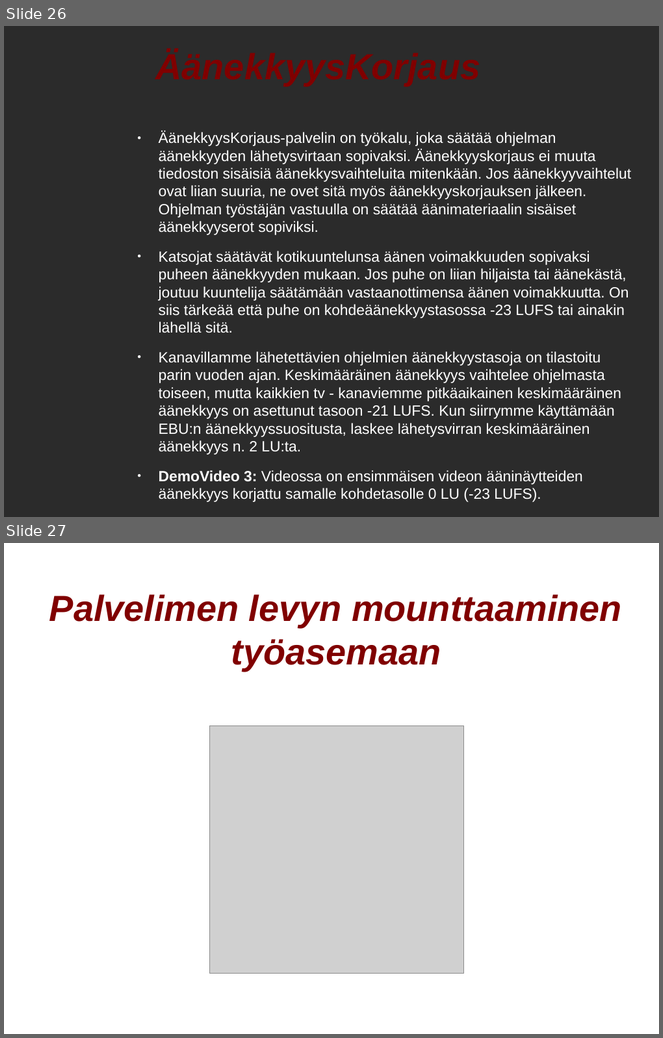
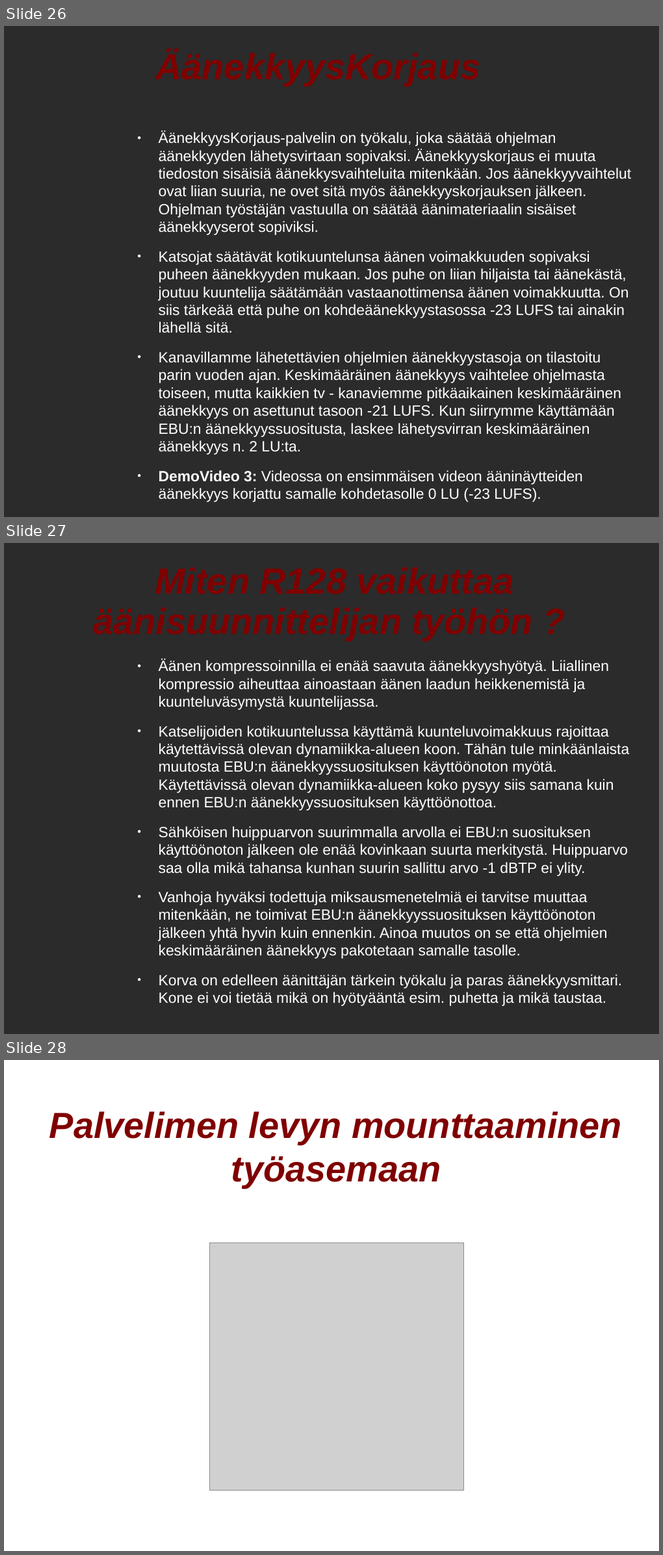
Before and after one commit to mhartzel/Introduction_To_Loudness_Correction, a slide deck: odp/Aanekkyyden Hallinta.odp. Shown one above the other, each under a label of ours: slides 26 and 27 before the commit, slides 26, 27 and 28 after it. The pictures are 663x1038 and 663x1555 pixels, drawn with LibreOffice and Linux fonts; fonts in the diff are those of the drawing; grey boxes stand for pictures; background and template pictures are left out; a plain dark background stands for a picture behind light text. Boxes give left, top, right and bottom in pixels: in the first picture for what was removed or moved away, otherwise in the second. Text is boxed around its words. In the diff, an @@ line names an element or a change of style, - is before the commit and + after.

Commit message:
Finnish powerpoint: Added a section about how EBU R128 affects a sound engineers work.

```diff
--- a/odp/Aanekkyyden Hallinta.odp
+++ b/odp/Aanekkyyden Hallinta.odp
@@ slide 27 added at box(4, 543, 659, 1034), background picture (left out) @@
@@ title added at box(10, 557, 650, 644), 44 pt, text #800000, bold, italic @@
+Miten R128 vaikuttaa äänisuunnittelijan työhön ?
@@ text added at box(159, 659, 630, 1006), 18 pt, text #FFFFFF @@
+● Äänen kompressoinnilla ei enää saavuta äänekkyyshyötyä. Liiallinen kompressio aiheuttaa ainoastaan äänen laadun heikkenemistä ja kuunteluväsymystä kuuntelijassa.
+● Katselijoiden kotikuuntelussa käyttämä kuunteluvoimakkuus rajoittaa käytettävissä olevan dynamiikka-alueen koon. Tähän tule minkäänlaista muutosta EBU:n äänekkyyssuosituksen käyttöönoton myötä. Käytettävissä olevan dynamiikka-alueen koko pysyy siis samana kuin ennen EBU:n äänekkyyssuosituksen käyttöönottoa.
+● Sähköisen huippuarvon suurimmalla arvolla ei EBU:n suosituksen käyttöönoton jälkeen ole enää kovinkaan suurta merkitystä. Huippuarvo saa olla mikä tahansa kunhan suurin sallittu arvo -1 dBTP ei ylity.
+● Vanhoja hyväksi todettuja miksausmenetelmiä ei tarvitse muuttaa mitenkään, ne toimivat EBU:n äänekkyyssuosituksen käyttöönoton jälkeen yhtä hyvin kuin ennenkin. Ainoa muutos on se että ohjelmien keskimääräinen äänekkyys pakotetaan samalle tasolle.
+● Korva on edelleen äänittäjän tärkein työkalu ja paras äänekkyysmittari. Kone ei voi tietää mikä on hyötyääntä esim. puhetta ja mikä taustaa.
@@ what was slide 27 is now slide 28 @@
```
